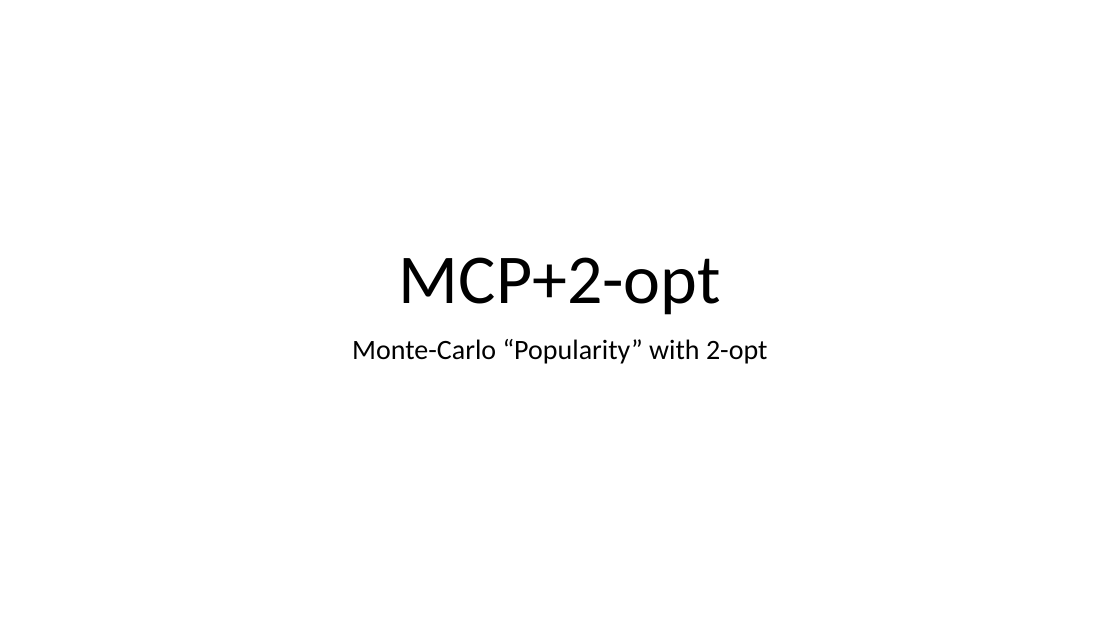
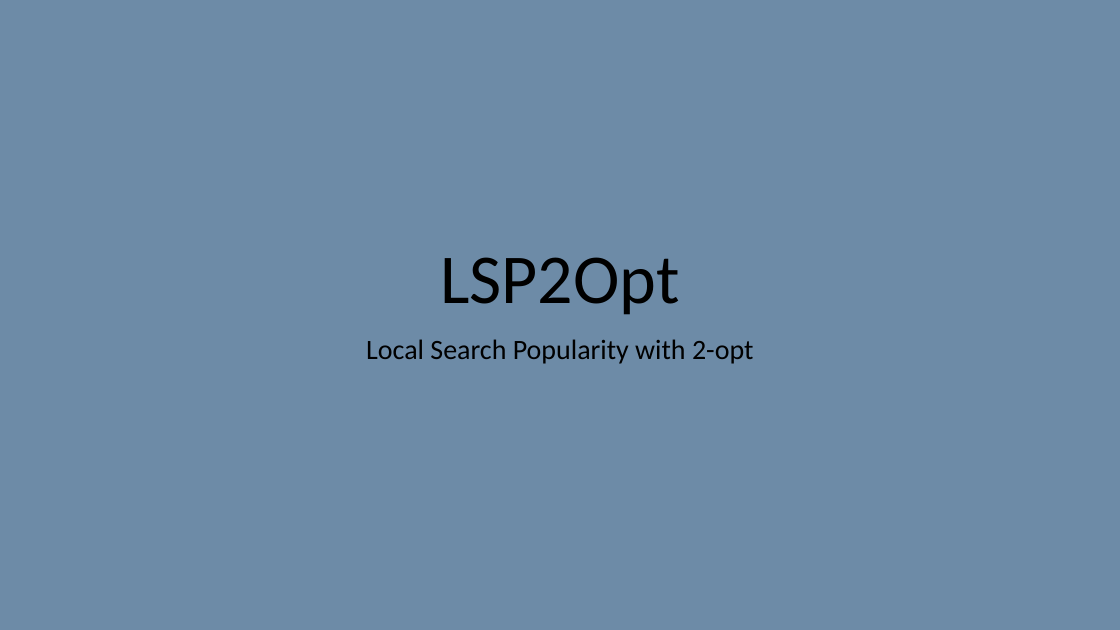
Before and after one commit to depperm/TSP, a slide deck: slide 1 of smallAnimation.pptx. Drawn at 1120x630 pixels with LibreOffice and Linux fonts; fonts in the diff are those of the drawing. Boxes give left, top, right and bottom in pixels: in the first picture for what was removed or moved away, otherwise in the second. Text is boxed around its words. In the diff, an @@ line names an element or a change of style, - is before the commit and + after.

```diff
--- a/smallAnimation.pptx
+++ b/smallAnimation.pptx
@@ background #FFFFFF to #1F4E79 at 65% opacity @@
@@ title at bbox=[440, 257, 679, 315]: text changed @@
-MCP+2-opt
+LSP2Opt
@@ subtitle at bbox=[366, 339, 753, 364]: text changed @@
-Monte-Carlo “Popularity” with 2-opt
+Local Search Popularity with 2-opt
```
Also in this commit, not shown: 24 other slides changed, 1 other file.
